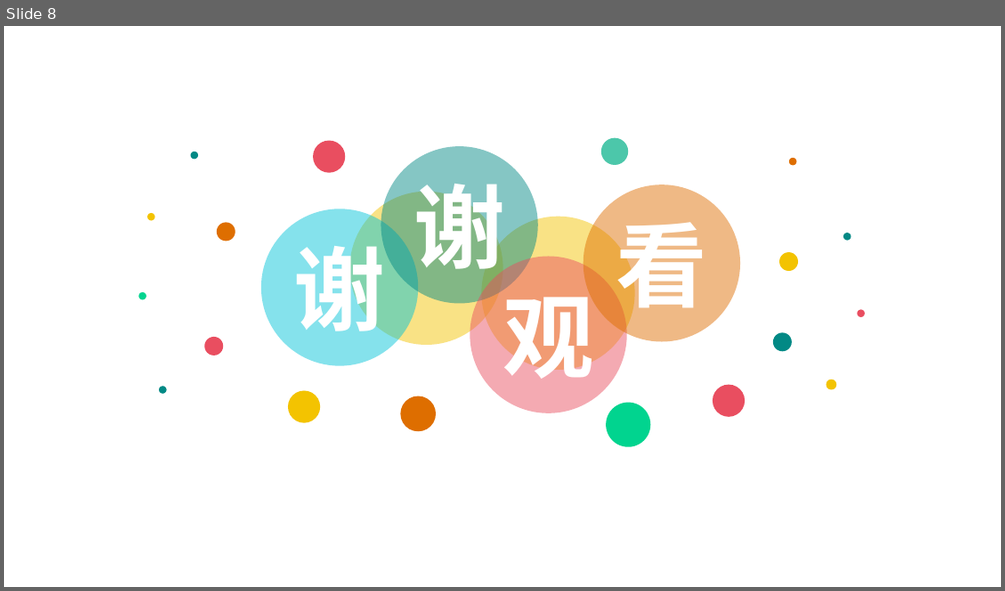
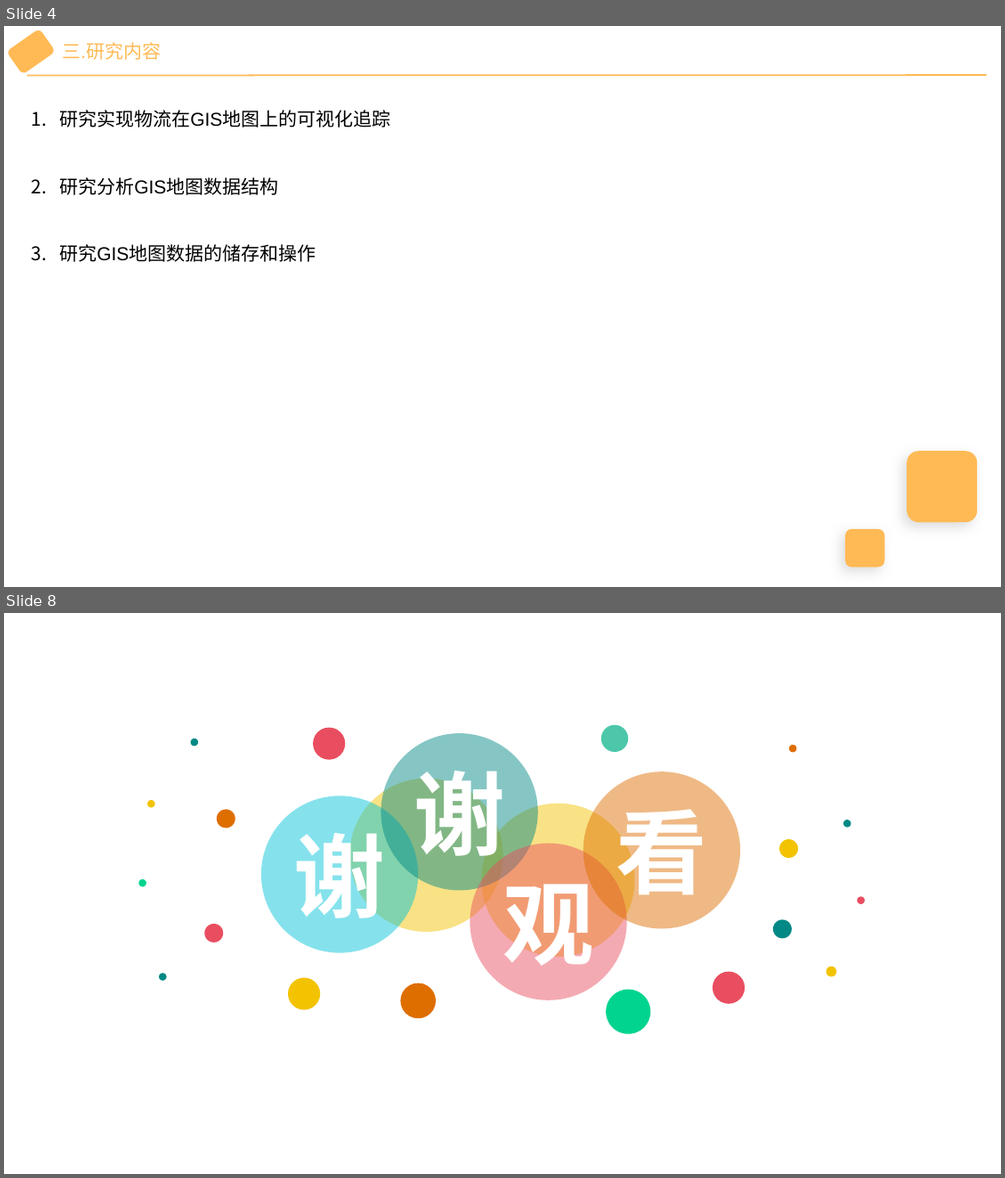
Before and after one commit to wu-yu-pei/graduation-design-file, a slide deck: 开题报告演讲PPT.pptx. Shown one above the other, each under a label of ours: slide 8 before the commit, slides 4 and 8 after it; the slides between them are not shown. The pictures are 1005x591 and 1005x1178 pixels, drawn with LibreOffice and Linux fonts; fonts in the diff are those of the drawing. Boxes give left, top, right and bottom in pixels: in the first picture for what was removed or moved away, otherwise in the second. Text is boxed around its words. In the diff, an @@ line names an element or a change of style, - is before the commit and + after.

```diff
--- a/开题报告演讲PPT.pptx
+++ b/开题报告演讲PPT.pptx
@@ slide 4 added at (4, 26, 1001, 587), background #FFFFFF @@
@@ rounded rectangle added at (8, 29, 56, 74), fill #FFBA55, outline #FFBA55 1 pt @@
@@ text added at (62, 42, 161, 60), 18 pt, text #FFBA55 @@
+三.研究内容
@@ line added from (27, 75) to (987, 75), #FFBA55 1.5 pt @@
@@ text added at (59, 110, 390, 262), 18 pt, text #000000 @@
+1. 研究实现物流在GIS地图上的可视化追踪
+2. 研究分析GIS地图数据结构
+3. 研究GIS地图数据的储存和操作
@@ rounded rectangle added at (906, 451, 977, 522), fill #FFBA55 @@
@@ rounded rectangle added at (845, 529, 885, 567), fill #FFBA55 @@
```
Also in this commit, not shown: 2 slides changed, 4 other slides added, 5 slides removed, 1 other file.
